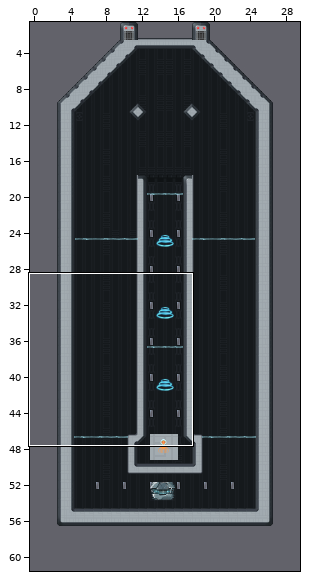
A Tiled map (JSON) gets an edit: core/assets/levels/level_2/level_0.tmj. Above, an overview of the earlier version with the close-up marked.
Close-up. Before:
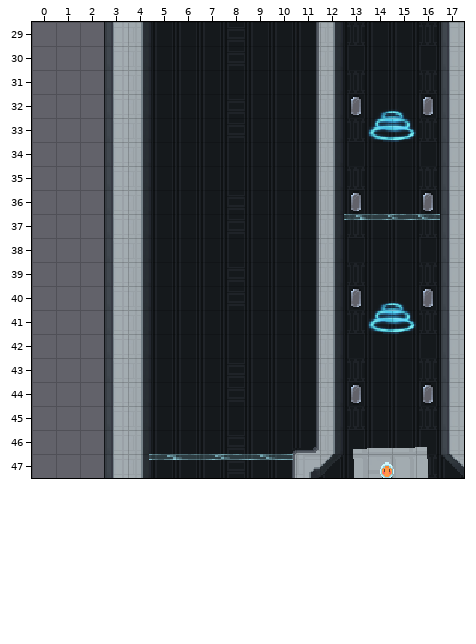
Cells are 16x16 px. Shown: x 0..17, y 29..47. The commit also changed other parts of the map, which this record leaves out.
The result:
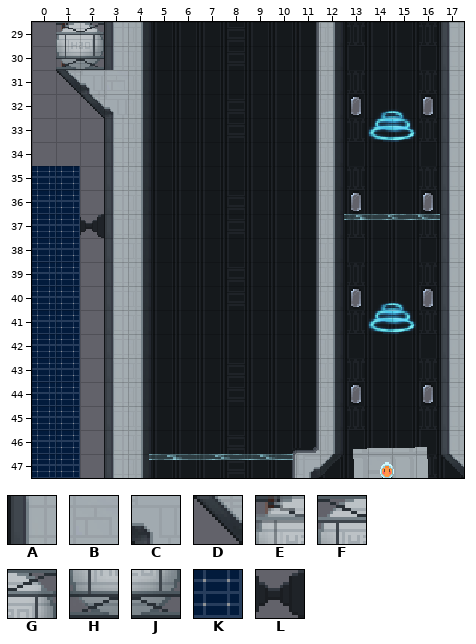
Key: from "space-tiles": A 17, B 18, C 30, D 101, E 184 "Background", F 195, G 196, H 211, J 212, K 225, L 226.
_ is an empty cell.
See-through tiles are keyed as they look on the map.
Change:
Layer "ForegroundBack":
y 29..30: x 1 _ -> E
Layer "Foreground":
y 29: x 1..2 __ -> FG
y 30: x 1..2 __ -> HJ
y 31: x 1..3 __A -> DCB
y 32: x 2..3 _A -> DC
y 35..36: x 0..1 __ -> KK
y 37: x 0..2 ___ -> KKL
y 38..47: x 0..1 __ -> KK
Pixel boxes of the changes (left, top, right, bottom) in both close-ups:
changed: (56, 22, 127, 118)
added: (32, 166, 104, 478)
